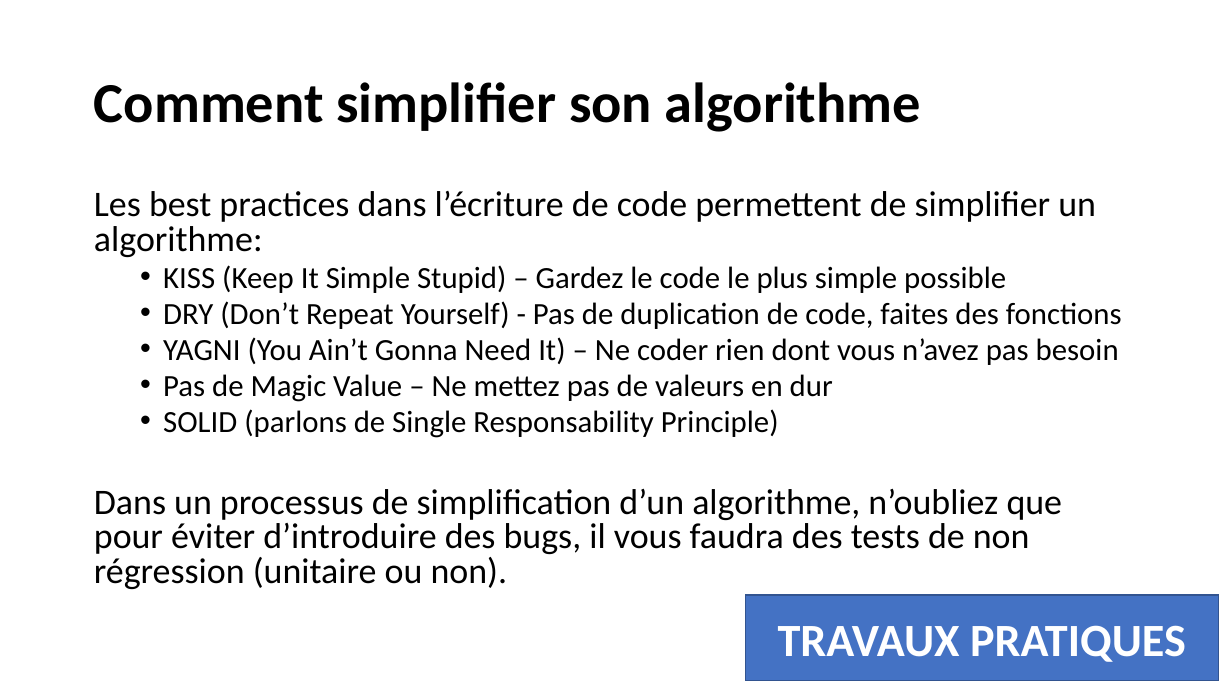
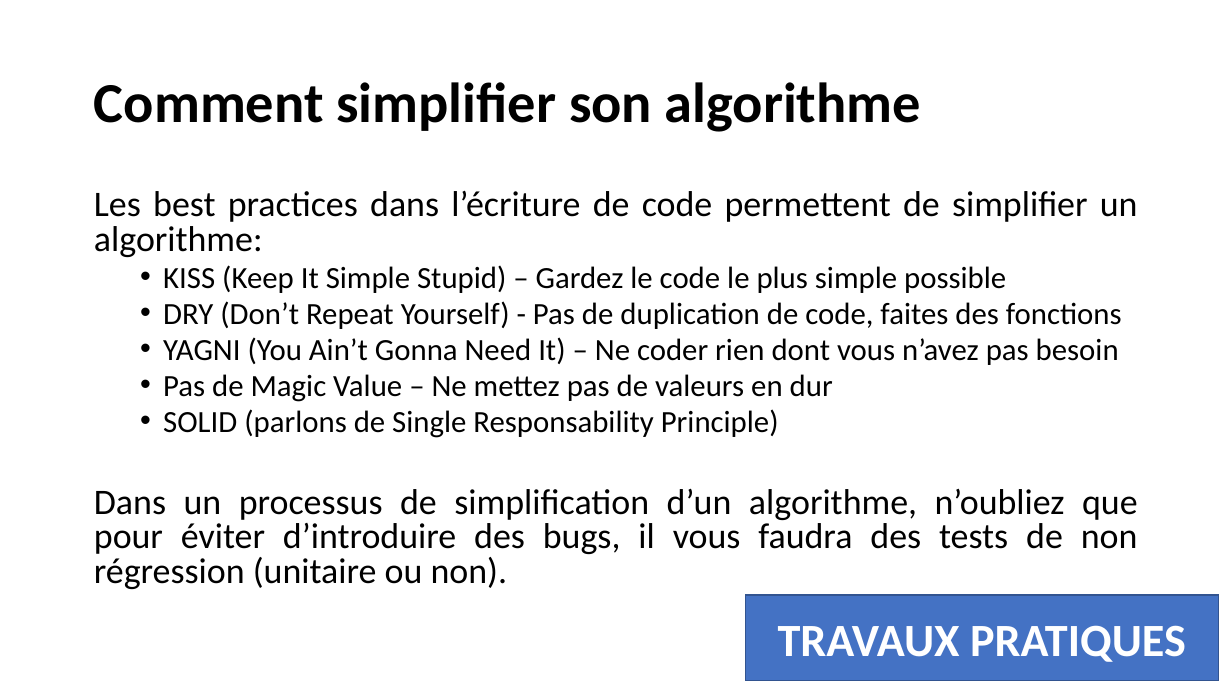
Before and after one commit to AAFINSYS/Formation-Cegos-Python-LI248, a slide deck: slide 80 of Python init ib LI248.pptx (slide 70 before the commit). Drawn at 1232x693 pixels with LibreOffice and Linux fonts; fonts in the diff are those of the drawing; background and template pictures are left out. Boxes give left, top, right and bottom in pixels: in the first picture for what was removed or moved away, otherwise in the second. Text is boxed around its words. In the diff, an @@ line names an element or a change of style, - is before the commit and + after.

```diff
--- a/Python init ib LI248.pptx
+++ b/Python init ib LI248.pptx
@@ text "Les best practices dans l’écriture ..." at (94,190,1138,589): alignment left to justified @@
```
Also in this commit, not shown: 5 other slides changed, 11 slides added, 1 slide removed.
